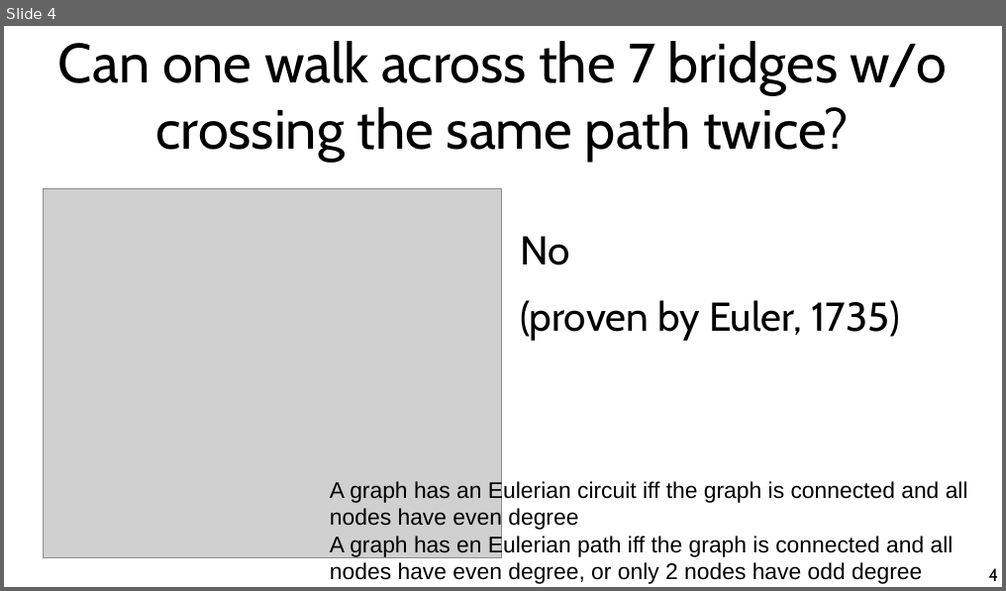
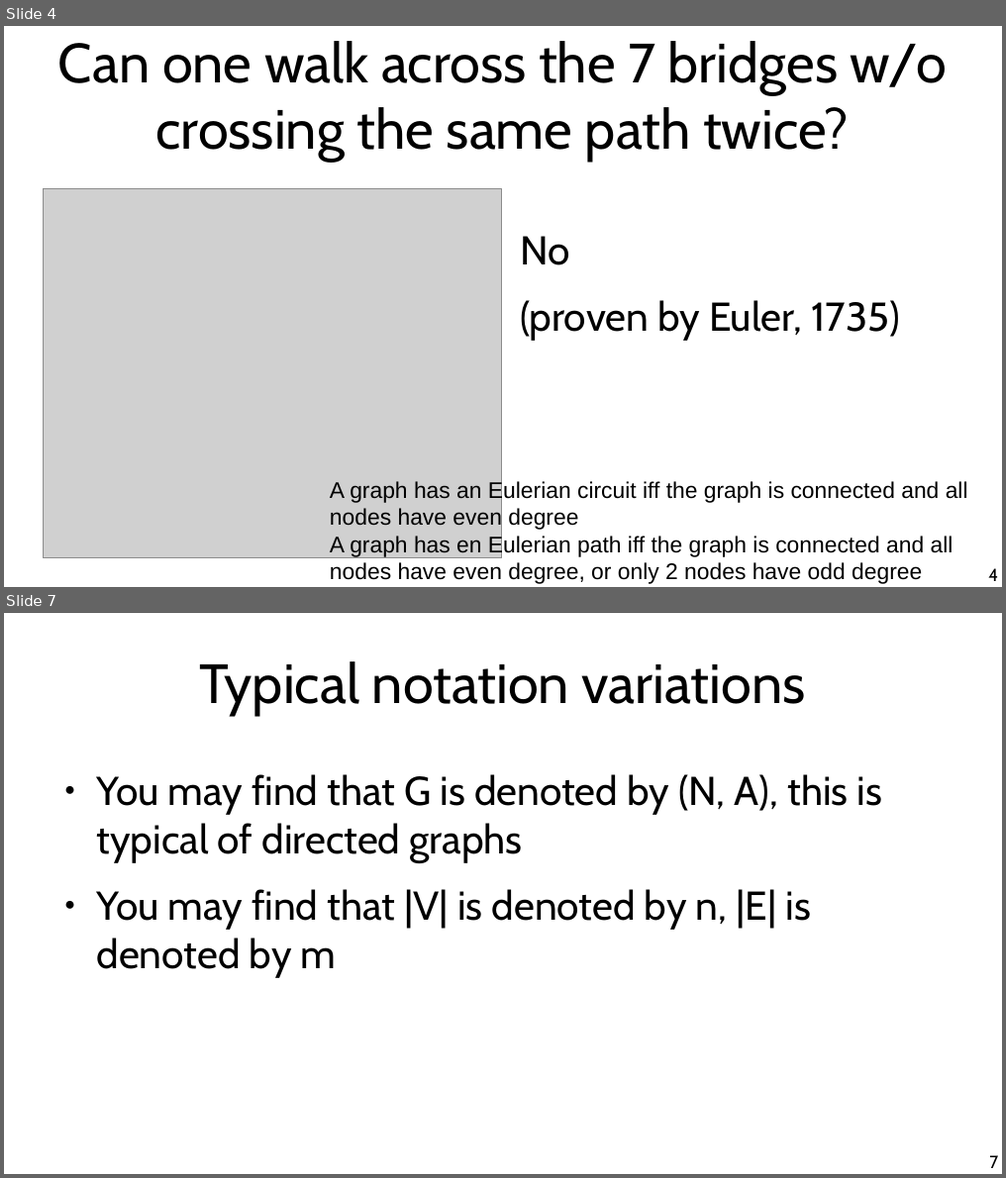
Before and after one commit to chatox/networks-science-course, a slide deck: theory/tt02_graph_theory_basics.odp. Shown one above the other, each under a label of ours: slide 4 before the commit, slides 4 and 7 after it; the slides between them are not shown. The pictures are 1006x591 and 1006x1178 pixels, drawn with LibreOffice and Linux fonts; fonts in the diff are those of the drawing; grey boxes stand for pictures. Boxes give left, top, right and bottom in pixels: in the first picture for what was removed or moved away, otherwise in the second. Text is boxed around its words. In the diff, an @@ line names an element or a change of style, - is before the commit and + after.

```diff
--- a/theory/tt02_graph_theory_basics.odp
+++ b/theory/tt02_graph_theory_basics.odp
@@ slide 7 added at bbox=[4, 613, 1002, 1174], background #FFFFFF @@
@@ title added at bbox=[200, 662, 806, 716], 44 pt, text #000000 @@
+Typical notation variations
@@ text added at bbox=[97, 774, 882, 977], 32 pt, text #000000 @@
+● You may find that G is denoted by (N, A), this is typical of directed graphs
+● You may find that |V| is denoted by n, |E| is denoted by m
@@ page number added at bbox=[989, 1156, 998, 1168], 14 pt, text #000000 @@
+7
```
Also in this commit, not shown: 1 slide changed, 33 other slides added.
